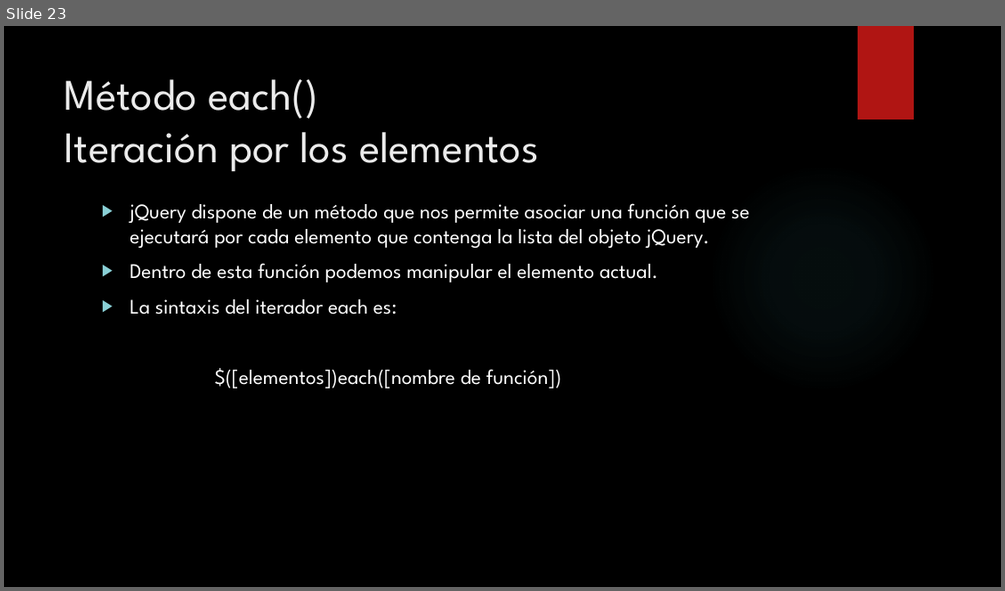
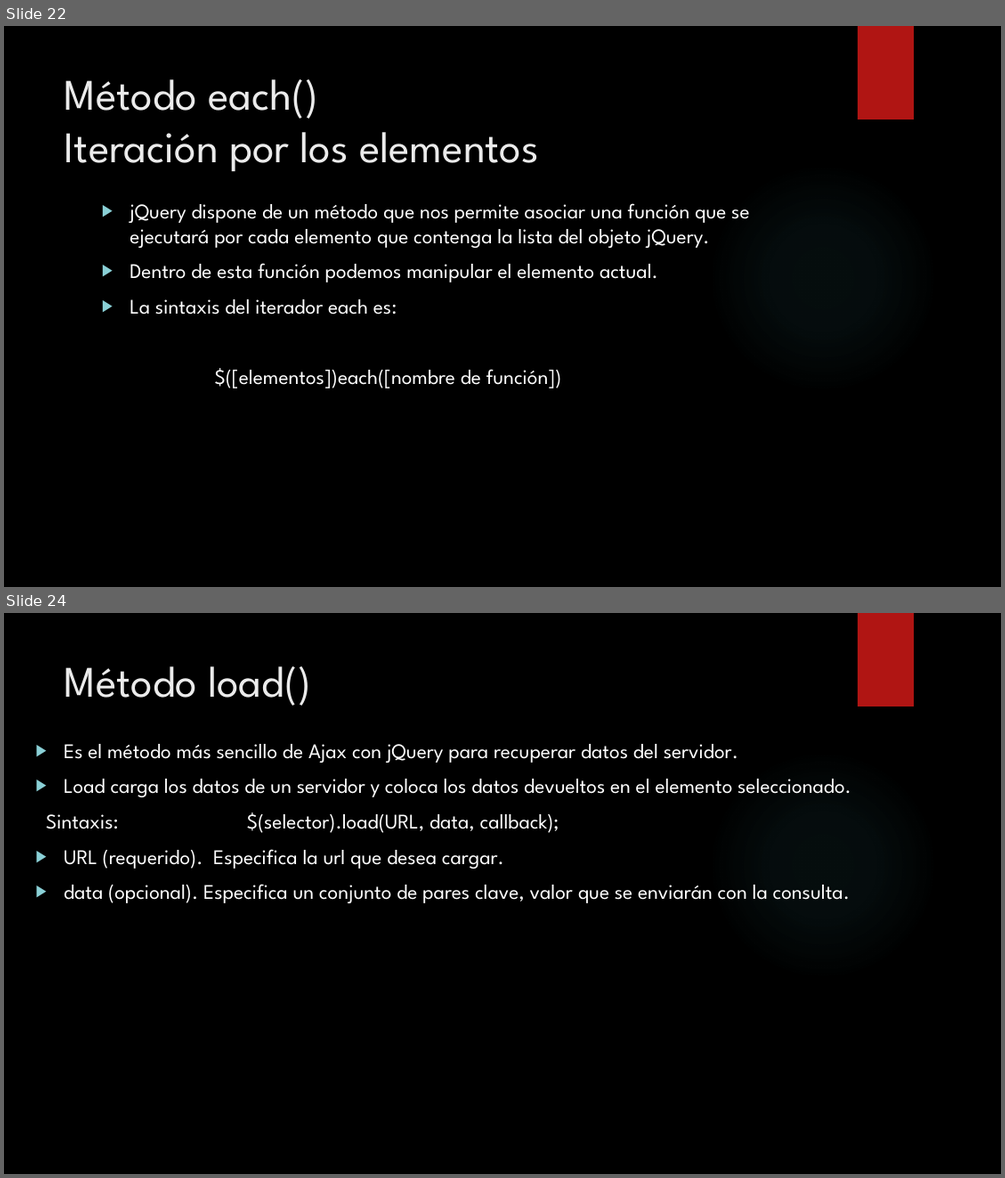
Before and after one commit to yamicamera/cursoJS, a slide deck: JQuery.pptx. Shown one above the other, each under a label of ours: slide 23 before the commit, slides 22 and 24 after it; the slides between them are not shown. The pictures are 1005x591 and 1005x1178 pixels, drawn with LibreOffice and Linux fonts; fonts in the diff are those of the drawing; background and template pictures are left out. Boxes give left, top, right and bottom in pixels: in the first picture for what was removed or moved away, otherwise in the second. Text is boxed around its words. In the diff, an @@ line names an element or a change of style, - is before the commit and + after.

```diff
--- a/JQuery.pptx
+++ b/JQuery.pptx
@@ slide 24 added at [4, 613, 1001, 1174], background picture (left out); not listed: 2 template elements that a slide beside it also shows @@
@@ title added at [65, 666, 311, 706], 42 pt, text #EBEBEB @@
+Método load()
@@ text added at [46, 744, 851, 903], 20 pt, text #FFFFFF @@
+▶ Es el método más sencillo de Ajax con jQuery para recuperar datos del servidor.
+▶ Load carga los datos de un servidor y coloca los datos devueltos en el elemento seleccionado.
+Sintaxis: $(selector).load(URL, data, callback);
+▶ URL (requerido). Especifica la url que desea cargar.
+▶ data (opcional). Especifica un conjunto de pares clave, valor que se enviarán con la consulta.
@@ what was slide 23 is now slide 22 @@
```
Also in this commit, not shown: 8 other slides added, 3 slides removed.
